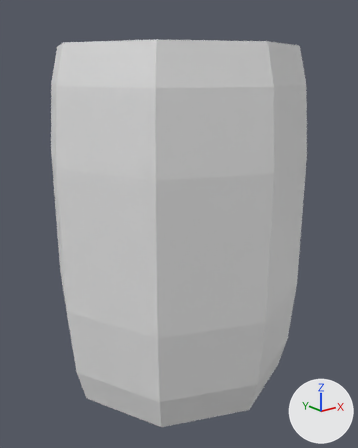
A saved change to the Blender file resources/meshes/animatedBarrel01.blend.
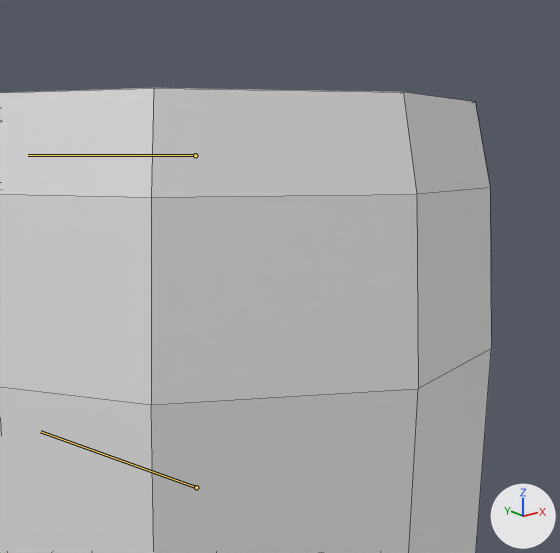
Each version appears first whole from a camera (50 mm lens) standing at (-0.548, -0.695, 0.564) and looking at (0.009, 0.001, 0.285), and next in a close-up on the part from 25% to 94% of the width and 0% to 55% of the height. Arrows for +X, +Y and +Z are at lower right; the lights stay in place. Both versions are drawn at frame 14 of the action '80_closed01'; the numbers are the values there. The bones that bend it are drawn over the model as lines in the close-ups. The close-ups show mesh edges as thin lines.

The first close-up shows 'animatedBarrel01'.
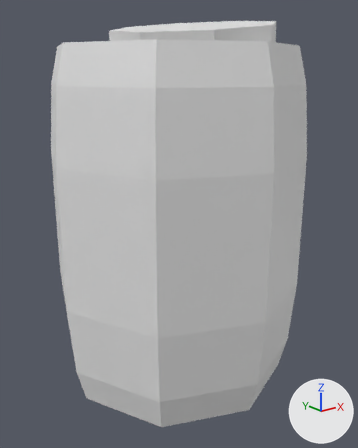
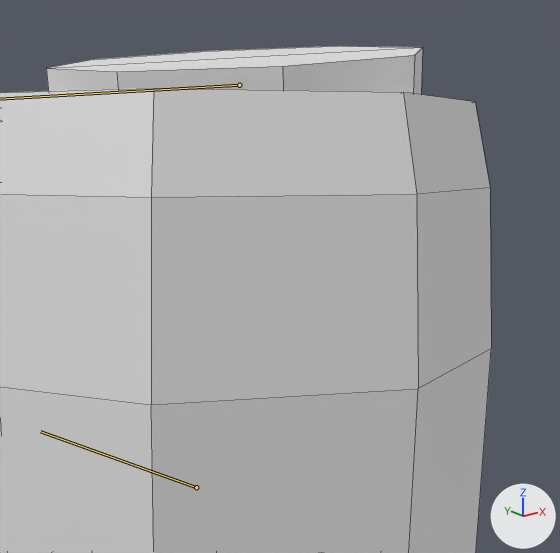
Where the change shows, as pixel boxes (x1, y1, x2, y2) in the close-ups (560 x 553 px):
'animatedBarrel01', posed: before (0, 88, 491, 553); after (0, 46, 491, 553)

The change, as a diff of the scene's bpy script:
```diff
--- a/resources/meshes/animatedBarrel01.blend.py
+++ b/resources/meshes/animatedBarrel01.blend.py
@@ bone_lid @@
 bone_lid = bpy.data.objects['barrelArmature'].pose.bones['lid']  # child of 'ROOT'
-bone_lid.location = (0.0, 0.0, 0.0)
-bone_lid.rotation_quaternion = (1.0, 0.0, 0.0, 0.0)  # degrees (0, 0, 0)
+bone_lid.location = (0.117, 0.087, 0.058)
+bone_lid.rotation_quaternion = (0.845, 0.001, -0.062, 0.495)  # degrees (-4, -6, 61)
```
